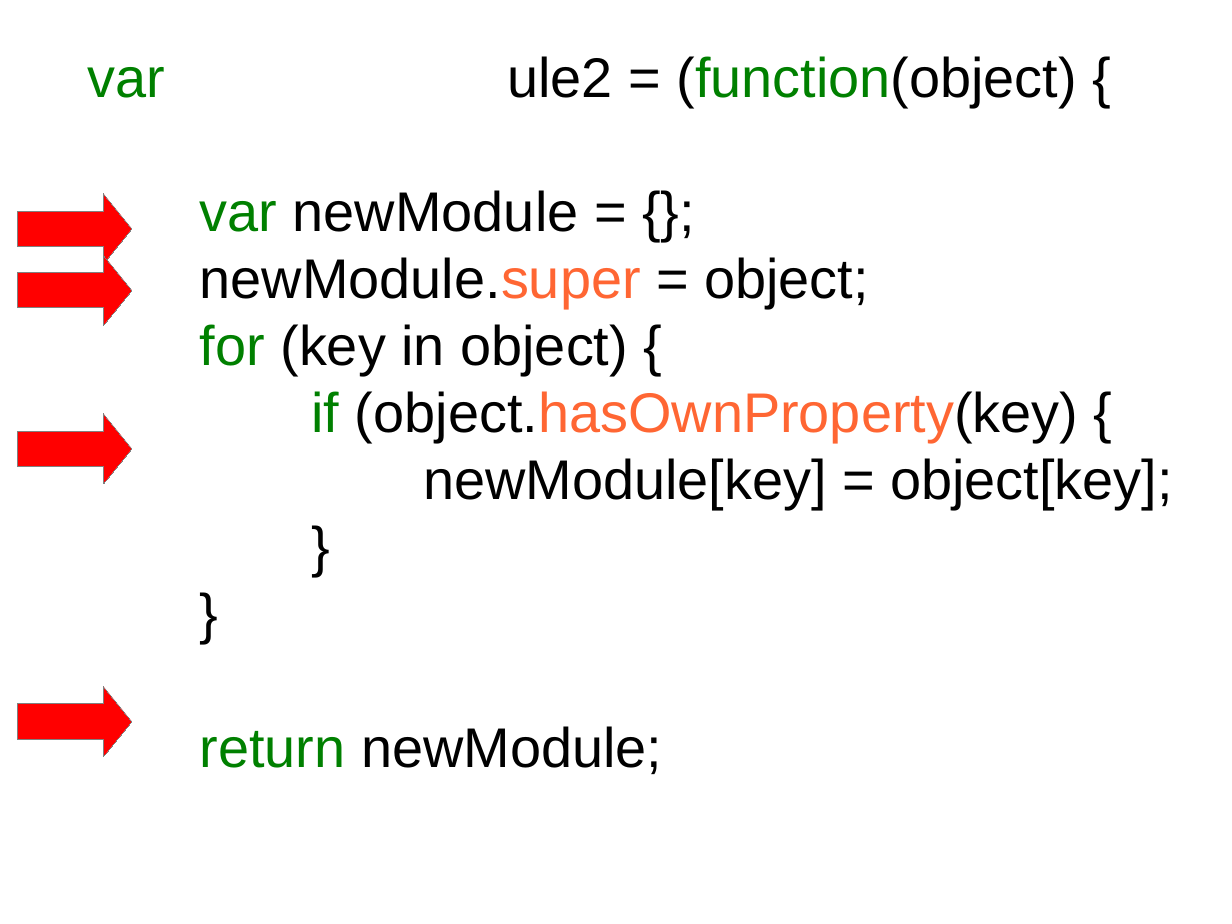
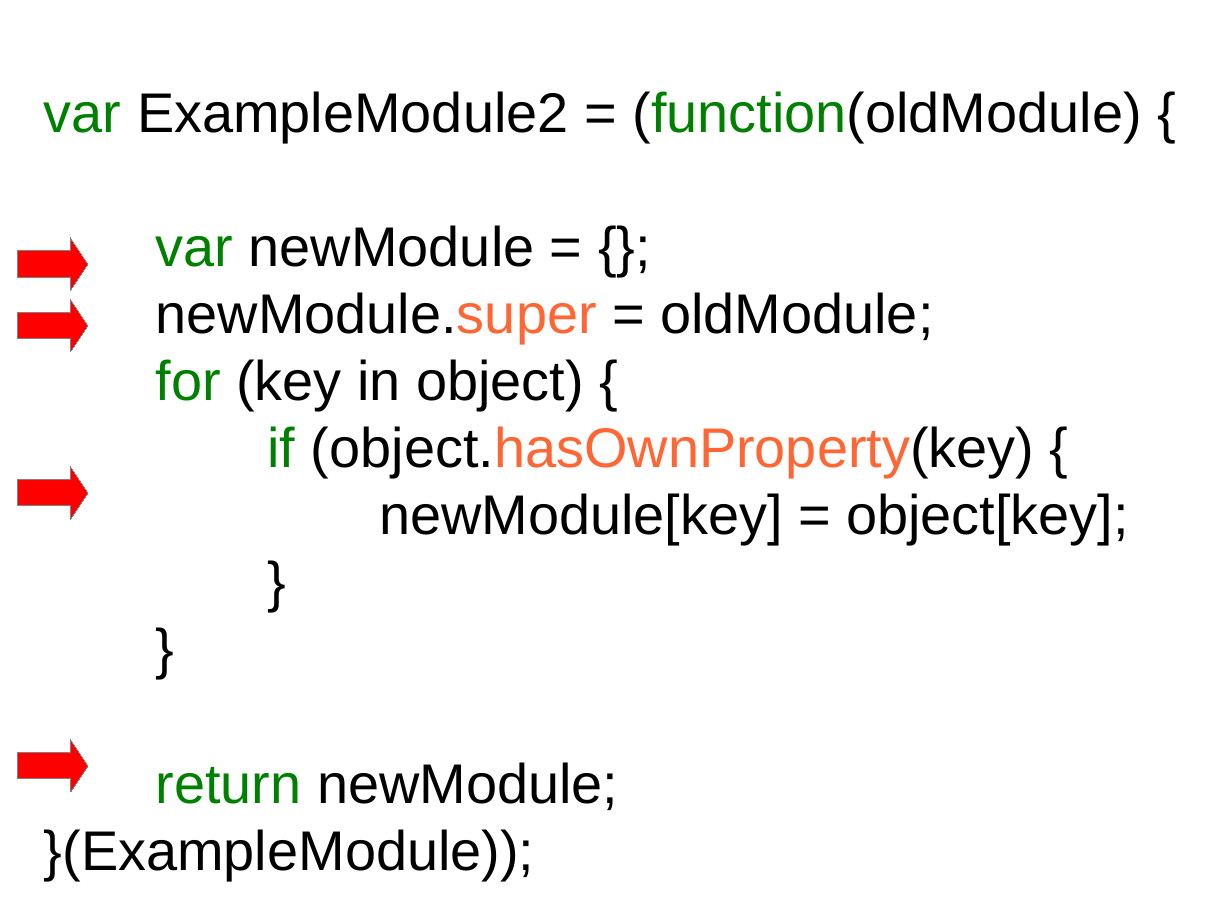
Before and after one commit to sattler/javascript-seminar-2015, a slide deck: slide 16 of presentation/Presentation.odp (slide 17 before the commit). Drawn at 1232x924 pixels with LibreOffice and Linux fonts; fonts in the diff are those of the drawing; background and template pictures are left out. Boxes give left, top, right and bottom in pixels: in the first picture for what was removed or moved away, otherwise in the second. Text is boxed around its words. In the diff, an @@ line names an element or a change of style, - is before the commit and + after.

```diff
--- a/presentation/Presentation.odp
+++ b/presentation/Presentation.odp
@@ text at [44, 91, 1142, 142]: text changed @@
-var ExampleModule2 = (function(object) {
+var ExampleModule2 = (function(oldModule) {
@@ text "var ExampleModule2 = (function(oldModule) {": place and size @@
-text "var ExampleModule2 = (function(oldModule) {" at [88, 56, 1172, 774]
+text "var ExampleModule2 = (function(oldModule) {" at [44, 91, 1142, 880]
@@ right arrow: place and size @@
-right arrow at [18, 255, 132, 325]
+right arrow at [18, 238, 88, 291]
@@ text at [156, 292, 933, 343]: text changed @@
-newModule.super = object;
+newModule.super = oldModule;
@@ proportions changed in 4 elements at [18, 238, 88, 291], [18, 466, 88, 519], [18, 739, 88, 792], [18, 300, 88, 352] @@
@@ right arrow: place and size @@
-right arrow at [18, 193, 132, 264]
+right arrow at [18, 300, 88, 352]
@@ right arrow: place and size @@
-right arrow at [18, 414, 132, 484]
+right arrow at [18, 466, 88, 519]
@@ right arrow: place and size @@
-right arrow at [18, 686, 132, 757]
+right arrow at [18, 739, 88, 792]
@@ text at [44, 829, 534, 880]: text colour #FFFFFF to #000000 in "}(ExampleModule));" @@
```
Also in this commit, not shown: 11 other slides changed, 1 slide added, 1 slide removed.
